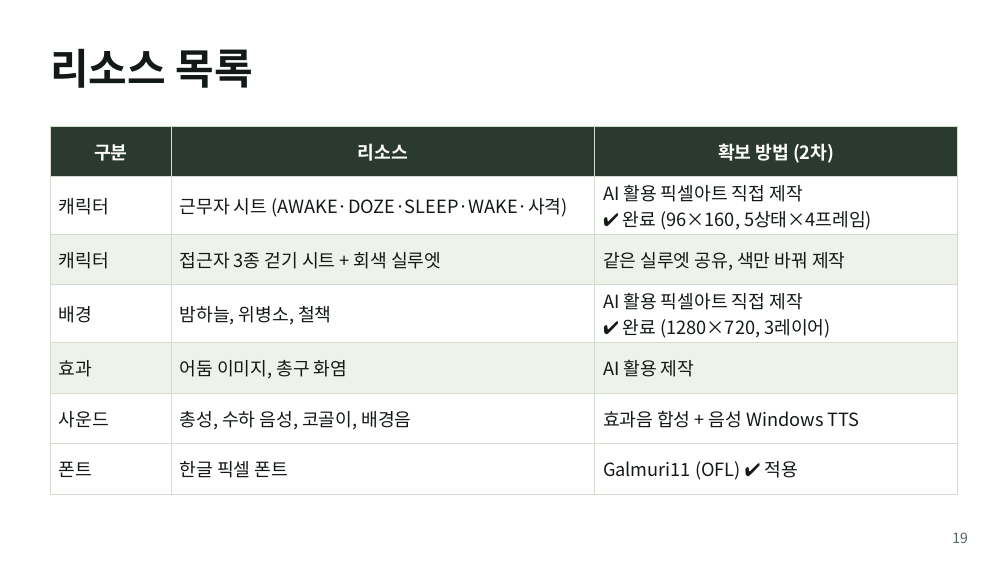
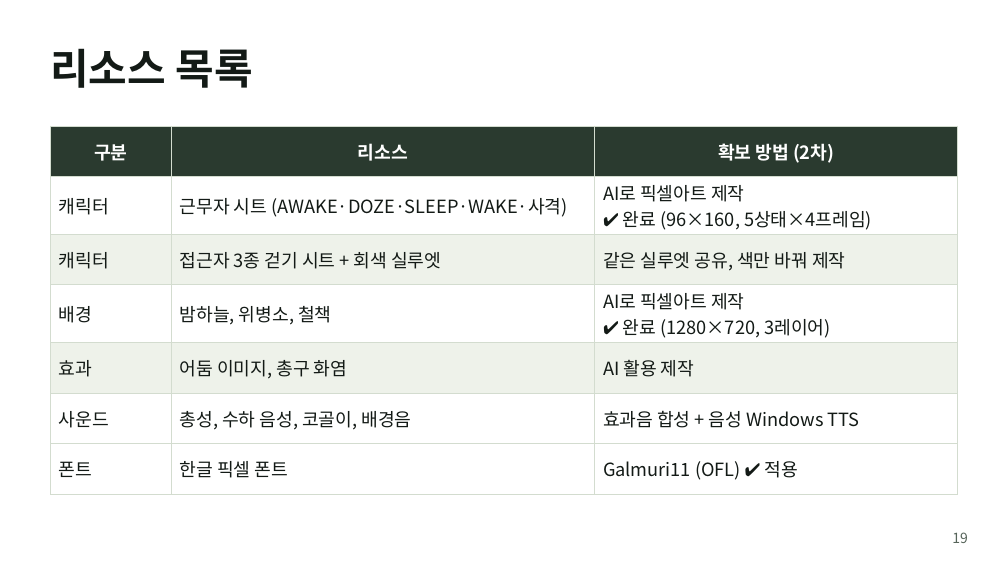
Before and after one commit to rbseo0814-tuk/2DGP-game, a slide deck: slide 19 of 위병소야간근무_기획서_2차.pptx. Drawn at 1008x567 pixels with LibreOffice and Linux fonts; fonts in the diff are those of the drawing. Boxes give left, top, right and bottom in pixels: in the first picture for what was removed or moved away, otherwise in the second. Text is boxed around its words. In the diff, an @@ line names an element or a change of style, - is before the commit and + after.

```diff
--- a/위병소야간근무_기획서_2차.pptx
+++ b/위병소야간근무_기획서_2차.pptx
@@ table at box(50, 126, 958, 484) @@
-row 2, column 3: AI 활용 픽셀아트 직접 제작 / ✔ 완료 (96×160, 5상태×4프레임)
+row 2, column 3: AI로 픽셀아트 제작 / ✔ 완료 (96×160, 5상태×4프레임)
-row 4, column 3: AI 활용 픽셀아트 직접 제작 / ✔ 완료 (1280×720, 3레이어)
+row 4, column 3: AI로 픽셀아트 제작 / ✔ 완료 (1280×720, 3레이어)
```
Also in this commit, not shown: 1 other slide changed, 1 other file.
